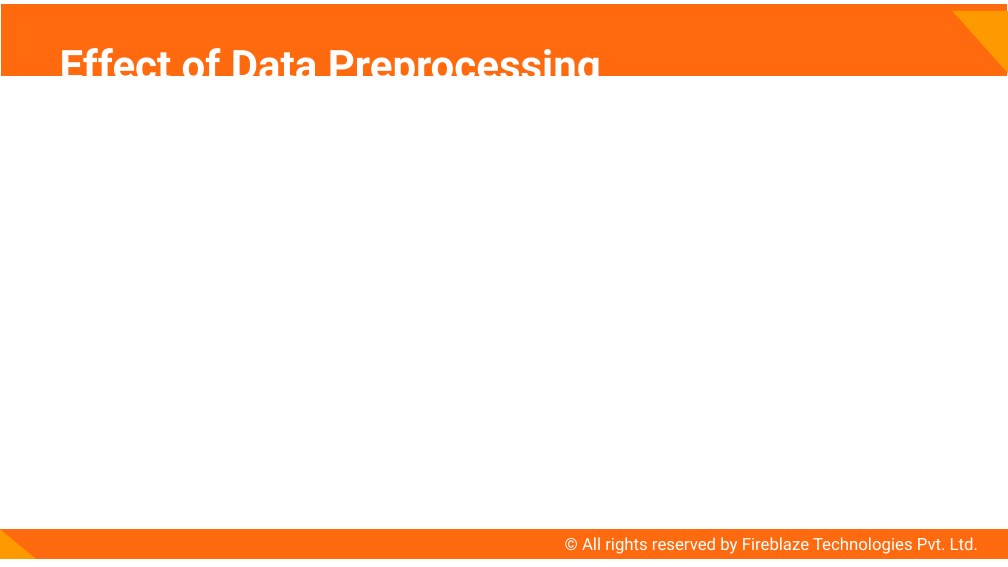
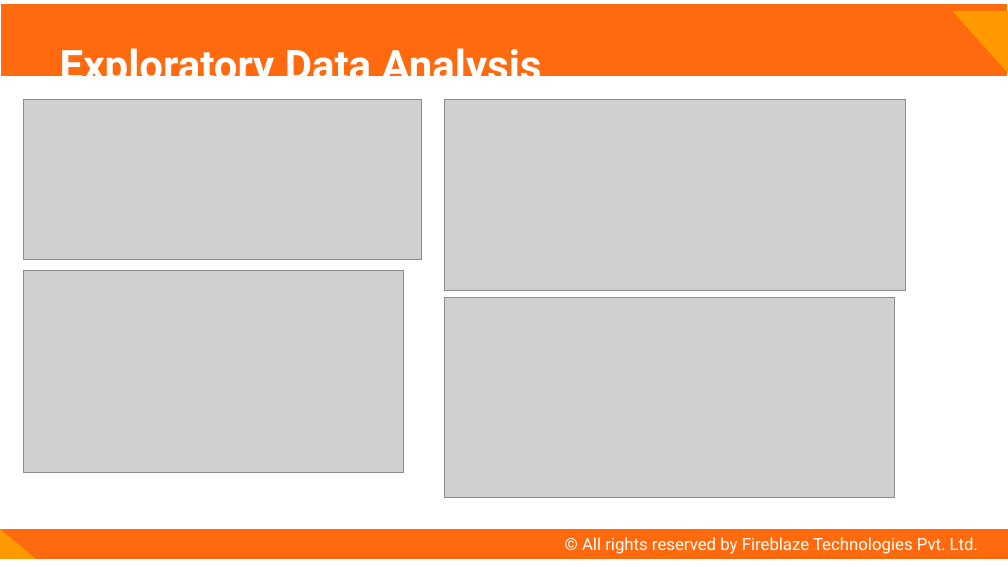
Before and after one commit to bhavesh-1995/fireblazework, a slide deck: slide 5 of fireblaze work/project2/presentationformidtermexammlds/PPT Format.pptx. Drawn at 1008x567 pixels with LibreOffice and Linux fonts; fonts in the diff are those of the drawing; grey boxes stand for pictures. Boxes give left, top, right and bottom in pixels: in the first picture for what was removed or moved away, otherwise in the second. Text is boxed around its words. In the diff, an @@ line names an element or a change of style, - is before the commit and + after.

```diff
--- a/fireblaze work/project2/presentationformidtermexammlds/PPT Format.pptx
+++ b/fireblaze work/project2/presentationformidtermexammlds/PPT Format.pptx
@@ title at box(60, 41, 542, 90): text changed @@
-Effect of Data Preprocessing
+Exploratory Data Analysis
@@ picture added at box(23, 100, 421, 260) @@
@@ picture added at box(445, 100, 906, 291) @@
@@ picture added at box(23, 271, 402, 474) @@
@@ picture added at box(445, 298, 894, 498) @@
```
Also in this commit, not shown: 5 other slides changed, 1 slide added, 19 other files.
